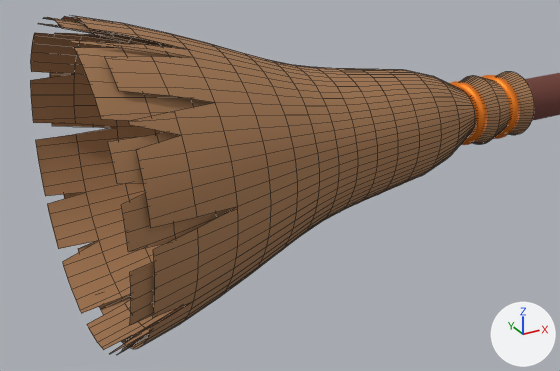
The Blender file Witches/Broom.blend as it was, and as the next commit left it.
Camera for both pictures: a 50 mm camera at (-5.93, -2.52, 1.1) aimed at (-4.53, 0.02, -0.17). Lighting does not change. The marker at lower right points along +X, +Y and +Z. Mesh edges are drawn as thin lines on the coarser meshes.

Script lines for the objects in view, before the commit:
```python
me_トーラス = bpy.data.meshes.new('トーラス')
me_トーラス.from_pydata(...)  # a torus around z (ring radius 1.0, tube radius 0.25) spanning x -1.25..1.25, y -1.25..1.25, z -0.25..0.25
me_トーラス.polygons.foreach_set('use_smooth', [True] * 576)
me_トーラス.materials.append(mat_ring)  # orange #eb7e1d
me_円柱_001 = bpy.data.meshes.new('円柱.001')
me_円柱_001.from_pydata(...)  # 1114 vertices, 1024 faces; spans x -0.59..0.59, y -0.59..0.59, z -1.0..0.97
me_円柱_001.polygons.foreach_set('use_smooth', [True] * 1024)
me_円柱_001.materials.append(mat_hair)  # brown #a57953
me_円柱_002 = bpy.data.meshes.new('円柱.002')
me_円柱_002.from_pydata(...)  # 794 vertices, 704 faces; spans x -0.591..0.591, y -0.591..0.588, z -0.999..0.369
me_円柱_002.polygons.foreach_set('use_smooth', [True] * 704)
me_円柱_002.materials.append(mat_hair)  # brown #a57953
ob_backhair = bpy.data.objects.new('BackHair', me_円柱_002)
ob_backhair.location = (-4.36, 0.0, 0.0)
ob_backhair.rotation_euler = (-1.571, 3.379, -1.571)  # degrees (-90, 194, -90)
ob_fronthair = bpy.data.objects.new('FrontHair', me_円柱_001)
ob_fronthair.location = (-4.285, 0.0, 0.0)
ob_fronthair.rotation_euler = (0.0, 1.571, 0.0)  # degrees (0, 90, 0)
ob_ring_001 = bpy.data.objects.new('Ring.001', me_トーラス)
ob_ring_001.location = (-3.428, 0.0, 0.0)
ob_ring_001.rotation_euler = (1.549, -1.512, -1.419)  # degrees (89, -87, -81)
ob_ring_001.scale = (0.119, 0.119, 0.119)
# also in view: 'Rod' at (0.0, 0.0, 0.0); 'Ring' at (-3.61, 0.0, 0.0)
```
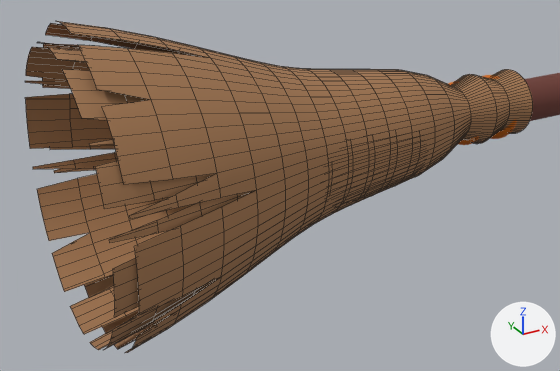
Changed parts and their boxes (x1, y1, x2, y2) in the pictures (560 x 371 px; the box of a moved part takes in the faces that stretch with it):
'FrontHair', reshaped, moved, turned
    before: (50, 15, 534, 349)
    after: (42, 21, 533, 353)
'BackHair', reshaped, moved, turned, rescaled
    before: (30, 17, 236, 355)
    after: (25, 42, 420, 350)
part 1 of me_円柱_001, moved or reshaped
    before: (54, 24, 123, 42)
    after: (110, 324, 155, 353)
part 2 of me_円柱_001, moved or reshaped
    before: (129, 87, 271, 256)
    after: (43, 85, 115, 173)
part 3 of me_円柱_001, moved or reshaped
    before: (137, 269, 234, 349)
    after: (43, 23, 137, 49)
part 4 of me_円柱_001, moved or reshaped
    before: (121, 332, 141, 343)
    after: (69, 31, 216, 65)
part 5 of me_円柱_001, moved or reshaped (not visible before)
    after: (130, 178, 258, 235)
part 6 of me_円柱_002, moved or reshaped
    before: (33, 117, 155, 266)
    after: (64, 270, 141, 350)
part 7 of me_円柱_002, moved or reshaped
    before: (80, 287, 179, 355)
    after: (104, 182, 238, 331)
part 8 of me_円柱_002, moved or reshaped
    before: (100, 112, 181, 213)
    after: (37, 42, 81, 51)
part 9 of me_円柱_002, moved or reshaped
    before: (38, 18, 61, 27)
    after: (29, 138, 117, 169)

The change, as a list of edits to the scene's bpy script:
```text
Change me_円柱_001:
    used by ob_fronthair; location = (-4.285, 0.0, 0.0); rotation_euler = (0.0, 1.571, 0.0), in degrees (0, 90, 0)
    remove me_円柱_001.from_pydata(...)  # 1114 vertices, 1024 faces; spans x -0.59..0.59, y -0.59..0.59, z -1.0..0.97
    add me_円柱_001.from_pydata(...)  # 1123 vertices, 1024 faces; spans x -0.59..0.59, y -0.59..0.59, z -1.0..0.97
    me_円柱_001 part 1: 6 vertices moved from x -0.51..-0.32, y 0.3..0.44, z -1.0..-0.68 to x -0.52..-0.3, y 0.28..0.45, z -1.0..-0.68; 2 vertices removed from x -0.47..-0.34, y 0.35..0.48, z -1.0; 4 vertices added at x -0.47..-0.33, y 0.28..0.49, z -1.0..-0.68
    me_円柱_001 part 2: 5 vertices moved from x -0.35..-0.03, y -0.55..-0.35, z -1.0..-0.68 to x -0.37..-0.02, y -0.55..-0.34, z -1.0..-0.68; 3 vertices added at x -0.34..-0.03, y -0.5..-0.37, z -0.84..-0.68
    me_円柱_001 part 3: 5 vertices moved from x 0.26..0.47, y -0.51..-0.35, z -1.0..-0.84 to x 0.24..0.48, y -0.5..-0.33, z -1.0..-0.84; 2 vertices added at x 0.27..0.41, y -0.48..-0.37, z -0.84
    me_円柱_001 part 4: 4 vertices moved from x 0.49..0.57, y -0.15..-0.08, z -1.0..-0.68 to x 0.49..0.57, y -0.15..-0.07, z -1.0..-0.68; 1 vertex added at x 0.49, y -0.08, z -0.68
    me_円柱_001 part 5: 2 vertices moved from x 0.28..0.33, y 0.42..0.44, z -0.84..-0.68 to x 0.27..0.33, y 0.42..0.44, z -0.84..-0.68; 1 vertex added at x 0.29, y 0.4, z -0.68
Change me_円柱_002:
    used by ob_backhair; location = (-4.36, 0.0, 0.0); rotation_euler = (-1.571, 3.379, -1.571), in degrees (-90, 194, -90)
    remove me_円柱_002.from_pydata(...)  # 794 vertices, 704 faces; spans x -0.591..0.591, y -0.591..0.588, z -0.999..0.369
    add me_円柱_002.from_pydata(...)  # 867 vertices, 768 faces; spans x -0.591..0.591, y -0.591..0.588, z -0.999..0.499
    me_円柱_002 part 6: 6 vertices moved from x 0.295..0.572, y -0.511..-0.081, z -0.999..-0.84 to x 0.307..0.569, y -0.503..-0.073, z -0.999..-0.84; 3 vertices removed from x 0.26..0.492, y -0.486..-0.098, z -0.84..-0.681; 6 vertices added at x 0.24..0.495, y -0.496..-0.081, z -0.84..-0.681
    me_円柱_002 part 7: 6 vertices moved from x -0.406..-0.021, y -0.59..-0.372, z -0.999..-0.84 to x -0.41..-0.015, y -0.59..-0.367, z -0.999..-0.84; 3 vertices removed from x -0.355..-0.049, y -0.499..-0.355, z -0.84..-0.681; 6 vertices added at x -0.365..-0.032, y -0.5..-0.344, z -0.84..-0.681
    me_円柱_002 part 8: 5 vertices moved from x -0.508..-0.329, y 0.3..0.483, z -0.999..-0.84 to x -0.518..-0.32, y 0.283..0.49, z -0.999..-0.84; 3 vertices removed from x -0.474..-0.318, y 0.306..0.388, z -0.999..-0.681; 5 vertices added at x -0.472..-0.304, y 0.283..0.399, z -0.999..-0.681
    me_円柱_002 part 9: 2 vertices moved from x 0.289..0.326, y 0.444..0.468, z -0.84 to x 0.286..0.335, y 0.437..0.47, z -0.84; 1 vertex removed from x 0.279, y 0.417, z -0.681; 2 vertices added at x 0.269..0.292, y 0.404..0.423, z -0.682..-0.681
Change ob_fronthair:
    ob_fronthair.location: (-4.285, 0.0, 0.0) -> (-4.318, 0.0, 0.0)
    ob_fronthair.rotation_euler: (0.0, 1.571, 0.0) -> (-1.523, 5.148, -1.637)  # degrees (0, 90, 0) -> degrees (-87, 295, -94)
Change ob_backhair:
    ob_backhair.location: (-4.36, 0.0, 0.0) -> (-4.404, -0.04, -0.01)
    ob_backhair.rotation_euler: (-1.571, 3.379, -1.571) -> (-1.571, 2.105, -1.571)  # degrees (-90, 194, -90) -> degrees (-90, 121, -90)
    ob_backhair.scale: (1.0, 1.0, 1.0) -> (0.9, 0.9, 1.0)
```
